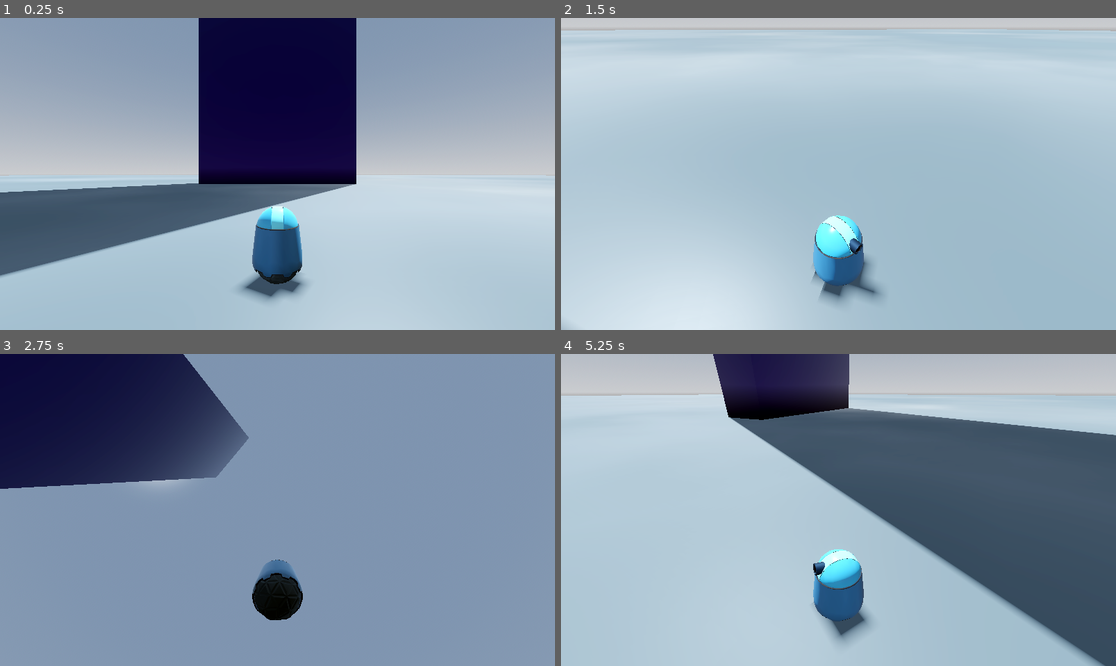
Above: before the commit, frames 1-4 (two rows, left to right).
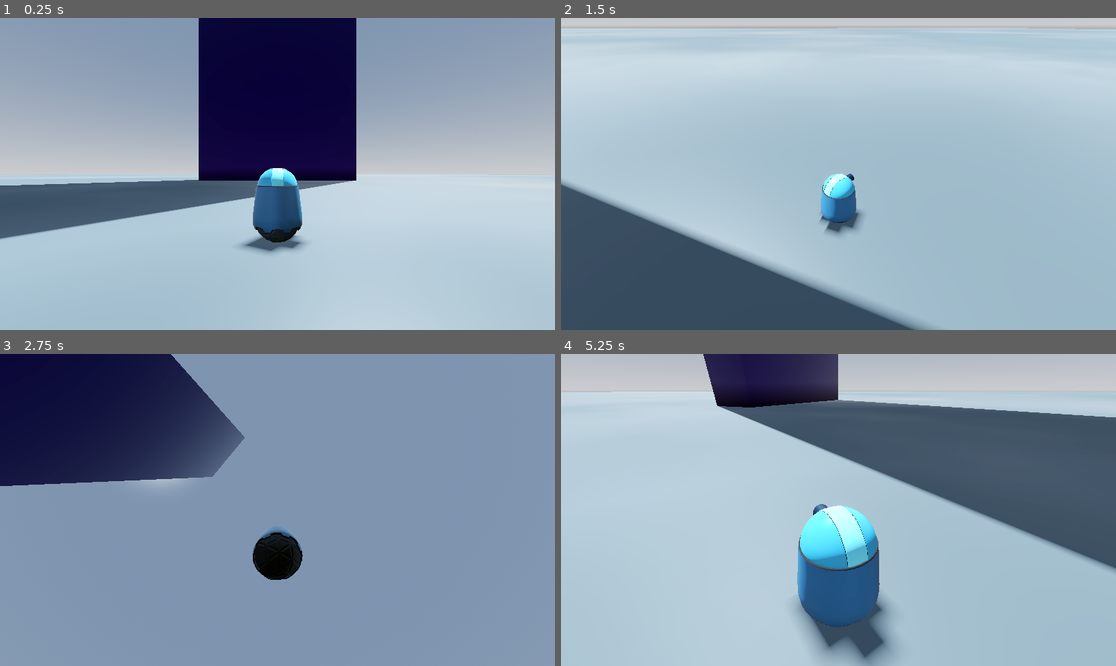
Above: after the commit, the same moments.

Repository: TristanCherrier/mcg-2026-groupe-4
Game: Godot game, scene res://main.tscn
Two runs of this game, one before a commit and one after it. Both use one fixed random seed, a clock stepped at 60 frames per second and the inputs below.
Inputs (mouse positions are in pixels of both pictures, inside the frame that each line leads up to):
- Up to frame 1 (0.25 s): no input
- Up to frame 2 (1.5 s): tap Enter at 0.5 s; move the mouse to (960, 158) at 0.52 s; hold D (Roll_Right) 0.53-1.28 s; tap Mouse wheel up (Zoom_In, bound only after the commit) at 0.6 s; tap Mouse wheel down (Zoom_Out, bound only after the commit) at 0.8, 1.35 s; move the mouse to (727, 189) at 1.27 s; hold S (Roll_Back) from 1.28 s (still down)
- Up to frame 3 (2.75 s): tap Mouse wheel up (Zoom_In, bound only after the commit) at 1.55, 2.1 s; move the mouse to (333, 441) at 2.02 s; release S (Roll_Back) at 2.03 s; hold D (Roll_Right) from 2.03 s (still down); tap Mouse wheel down (Zoom_Out, bound only after the commit) at 2.3 s
- Up to frame 4 (5.25 s): move the mouse to (810, 572) at 2.77 s; release D (Roll_Right) at 2.78 s; hold W (Roll_Forward) 2.78-3.53 s; tap Mouse wheel down (Zoom_Out, bound only after the commit) at 2.85, 3.8, 4.35 s; tap Mouse wheel up (Zoom_In, bound only after the commit) at 3.05, 3.6, 4.55, 5.1 s; move the mouse to (1005, 556) at 3.52 s; hold A (Roll_Left) 3.53-5.03 s; move the mouse to (672, 463) at 4.27 s; move the mouse to (866, 510) at 5.02 s; hold S (Roll_Back) from 5.03 s (still down)

The runs differ from the first frame. In frame 1, 8.5% of the frame differs, in the area x 0-100%, y 48-91%; in frame 2, 20%; in frame 3, 2.9%; in frame 4, 23%, in the area x 0-100%, y 0-100%.

Commit message:
Zoom in out de la camera du robot

Diff:
--- a/Materials/Flame2.tres
+++ b/Materials/Flame2.tres
@@ -4,3 +4,5 @@
 cull_mode = 1
 shading_mode = 0
 albedo_color = Color(0, 0.827451, 1, 1)
+proximity_fade_enabled = true
+proximity_fade_distance = 0.01
--- a/Phys_Materials/pm_robot_ball.tres
+++ b/Phys_Materials/pm_robot_ball.tres
@@ -1,4 +1,5 @@
 [gd_resource type="PhysicsMaterial" format=3 uid="uid://cgmdivt82aw86"]
 
 [resource]
+friction = 2.0
 rough = true
--- a/Phys_Materials/pm_robot_body.tres
+++ b/Phys_Materials/pm_robot_body.tres
@@ -3,4 +3,3 @@
 [resource]
 friction = 0.0
 bounce = 0.5
-absorbent = true
--- a/Scripts/robot.gd
+++ b/Scripts/robot.gd
@@ -6,7 +6,7 @@
 var going : bool
 
 func _ready() -> void:
-	pass # Replace with function body.
+	pass
 
 func _integrate_forces(state: PhysicsDirectBodyState3D) -> void:
 	going = false
--- a/Scripts/robot_cam.gd
+++ b/Scripts/robot_cam.gd
@@ -4,38 +4,51 @@
 var Head : Node3D
 @export
 var Head2 : Node3D
+@export
+var Cam : Node3D
 
 var rotY : float
 var rotX : float
 var smooth_rotY : float
 var smooth_rotX : float
-var smoother_rotY : float
-var smoother_rotX : float
+var zoom_offset : float = 1
+var smooth_zoom_offset : float = 1
+var zoom_step : float = 0.5
 var mouse_motion : Vector2
+var rotY_offset : float
 
-# Called when the node enters the scene tree for the first time.
 func _ready() -> void:
 	pass
 	#Input.mouse_mode = Input.MOUSE_MODE_CAPTURED
 
-
-# Called every frame. 'delta' is the elapsed time since the previous frame.
 func _process(delta: float) -> void:
 	rotY = mouse_motion.x /50
 	rotX = mouse_motion.y /50
 	mouse_motion = Vector2.ZERO
-	smooth_rotY = lerpf(smooth_rotY, rotY, 0.3)
-	smooth_rotX = lerpf(smooth_rotX, rotX, 0.3)
-	smoother_rotY = lerpf(smoother_rotY, rotY, 0.1)
+	smooth_rotY = lerpf(smooth_rotY, rotY, 20 * delta)
+	smooth_rotX = lerpf(smooth_rotX, rotX, 20 * delta)
 	rotate_y(-smooth_rotY)
-	Head.rotate_y(-smoother_rotY)
+	var quat_rot = quaternion.from_euler(rotation)
+	var head_quat_rot = quaternion.from_euler(Head.rotation)
+	head_quat_rot = head_quat_rot.slerp(quat_rot, 10 * delta)
+	Head.rotation = head_quat_rot.get_euler()
+	#rotY_offset = Head.rotation.signed_angle_to(rotation, Vector3.UP)
+	#Head.rotation_degrees.y = rotY_offset * 10 * delta
 	$cam_subNode.rotate_object_local(Vector3.RIGHT,-smooth_rotX)
 	$cam_subNode.rotation_degrees.x = min(80,max(-60, $cam_subNode.rotation_degrees.x))
-	Head2.rotation_degrees.x = lerpf(Head2.rotation_degrees.x, $cam_subNode.rotation_degrees.x, 0.1)
+	Head2.rotation.x = lerpf(Head2.rotation.x, $cam_subNode.rotation.x, 10 * delta)
 	Head2.rotation_degrees.x = min(80,max(-2, Head2.rotation_degrees.x))
 	rotY = 0
 	rotX = 0
 
+	if Input.is_action_just_pressed("Zoom_In"):
+		zoom_offset -= zoom_step
+	if Input.is_action_just_pressed("Zoom_Out"):
+		zoom_offset += zoom_step
+	zoom_offset = clampf(zoom_offset, 0, 3)
+	smooth_zoom_offset = lerpf(smooth_zoom_offset, zoom_offset, 10 * delta)
+	Cam.position.z = smooth_zoom_offset
+
 func _input(event):
 	if event is InputEventMouseMotion:
 		mouse_motion += event.relative
--- a/project.godot
+++ b/project.godot
@@ -47,6 +47,16 @@
 , Object(InputEventKey,"resource_local_to_scene":false,"resource_name":"","device":-1,"window_id":0,"alt_pressed":false …(186 unchanged characters)…
 ]
 }
+Zoom_In={
+"deadzone": 0.2,
+"events": [Object(InputEventMouseButton,"resource_local_to_scene":false,"resource_name":"","device":-1,"window_id":0,"alt_pressed":false,"shift_pressed":false,"ctrl_pressed":false,"meta_pressed":false,"button_mask":0,"position":Vector2(0, 0),"global_position":Vector2(0, 0),"factor":1.0,"button_index":4,"canceled":false,"pressed":false,"double_click":false,"script":null)
+]
+}
+Zoom_Out={
+"deadzone": 0.2,
+"events": [Object(InputEventMouseButton,"resource_local_to_scene":false,"resource_name":"","device":-1,"window_id":0,"alt_pressed":false,"shift_pressed":false,"ctrl_pressed":false,"meta_pressed":false,"button_mask":0,"position":Vector2(0, 0),"global_position":Vector2(0, 0),"factor":1.0,"button_index":5,"canceled":false,"pressed":false,"double_click":false,"script":null)
+]
+}
 
 [physics]
 
--- a/robot.tscn
+++ b/robot.tscn
@@ -52,15 +52,16 @@
 visible = false
 shape = SubResource("CapsuleShape3D_yyxj1")
 
-[node name="cam_node" type="Node3D" parent="body_rb" unique_id=259758962 node_paths=PackedStringArray("Head", "Head2")]
+[node name="cam_node" type="Node3D" parent="body_rb" unique_id=259758962 node_paths=PackedStringArray("Head", "Head2", "Cam")]
 script = ExtResource("6_yyxj1")
 Head = NodePath("../robot_head")
 Head2 = NodePath("../robot_head/robot_head2")
+Cam = NodePath("cam_subNode/RobotCam")
 
 [node name="cam_subNode" type="Node3D" parent="body_rb/cam_node" unique_id=1390316879]
 
 [node name="RobotCam" type="Camera3D" parent="body_rb/cam_node/cam_subNode" unique_id=297775819]
-transform = Transform3D(1, 0, 0, 0, 1, 0, 0, 0, 1, 0, 0.4076464, 0.9859104)
+transform = Transform3D(1, 0, 0, 0, 1, 0, 0, 0, 1, 0, 0.22, 1)
 current = true
 
 [node name="PinJoint3D" type="PinJoint3D" parent="." unique_id=1863421410]
